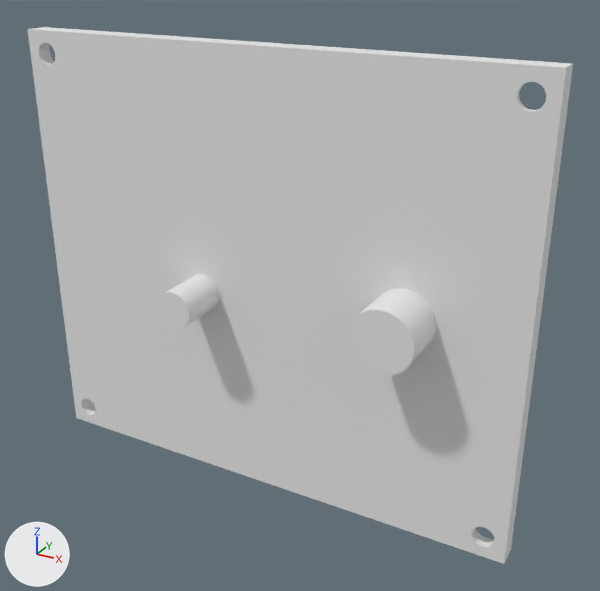
One commit to the OBJ model hackpads/MouseyPad/cad/Bottom_part.obj: the scene before it, then after it.
One viewpoint serves both versions: a camera (50 mm lens) standing at (82.0, -86.4, 66.9) and looking at (35.5, -2.0, 24.7). Every picture has the same lights, and +X, +Y and +Z are marked at lower left. Where no turn or scale is listed for an object, it has been applied to the vertices.

The scene before the commit, as lines of its bpy script (objects in view):
```python
me_bottom_part = bpy.data.meshes.new('Bottom_part')
me_bottom_part.from_pydata(...)  # 564 vertices, 1140 faces; spans x -5.0..65.0, y -9.8..0.0, z -5.0..55.0
me_bottom_part.materials.append(mat_steel___satin)  # white #e7e7e7
ob_bottom_part = bpy.data.objects.new('Bottom_part', me_bottom_part)
ob_bottom_part.location = (0.0, 0.0, 0.0)
```
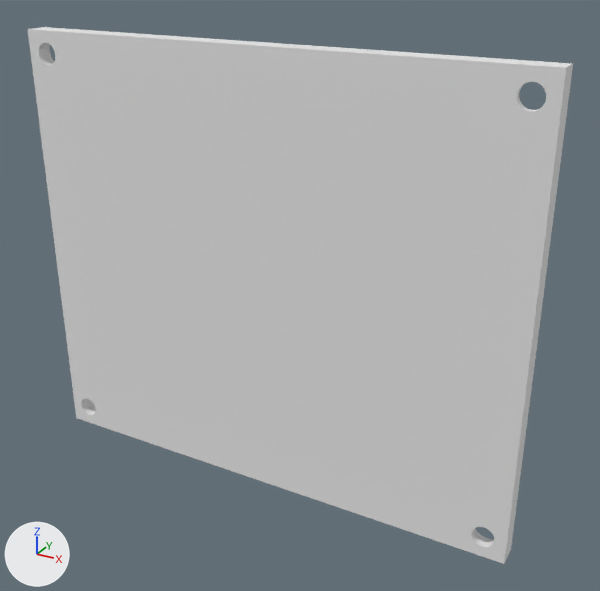
Commit message: Removed Stems from bottom part

Boxes [x1, y1, x2, y2] around the edits, measured in the pictures (600 x 591 px):
part 1 of me_bottom_part, cut back
    both: [165, 260, 472, 459]

What changed in the scene script:
```text
Change me_bottom_part:
    used by ob_bottom_part; location = (0.0, 0.0, 0.0)
    remove me_bottom_part.from_pydata(...)  # 564 vertices, 1140 faces; spans x -5.0..65.0, y -9.8..0.0, z -5.0..55.0
    add me_bottom_part.from_pydata(...)  # 432 vertices, 876 faces; spans x -5.0..65.0, y -3.0..0.0, z -5.0..55.0
    me_bottom_part part 1
    132 vertices are removed from x 18.9..54.0, y -9.8..-3.0, z 20.2..29.0
    300 faces are deleted
    36 new faces join them
```
